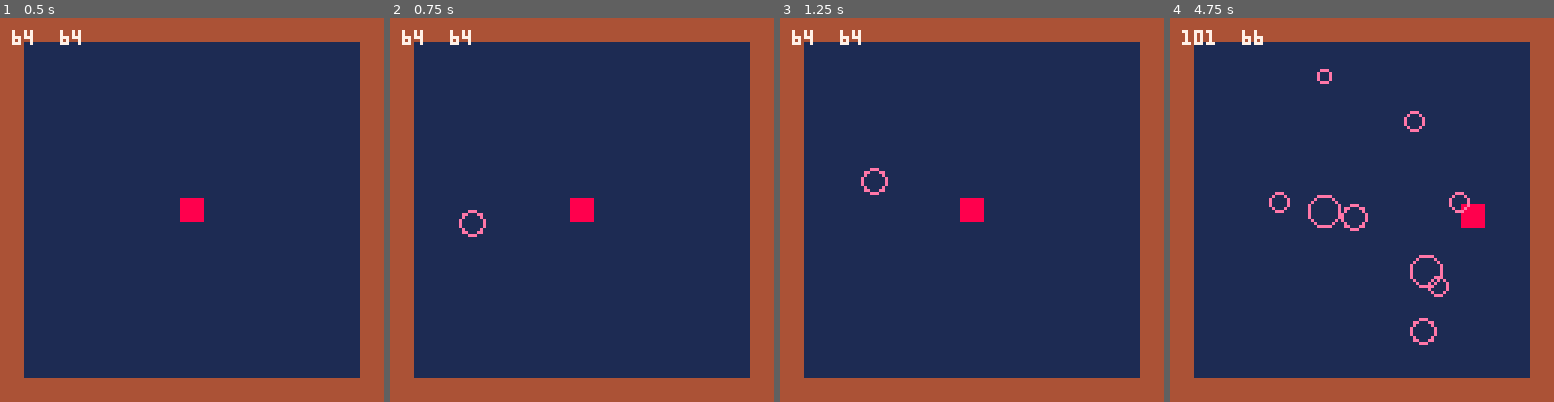
Above: before the commit, frames 1-4 (left to right).
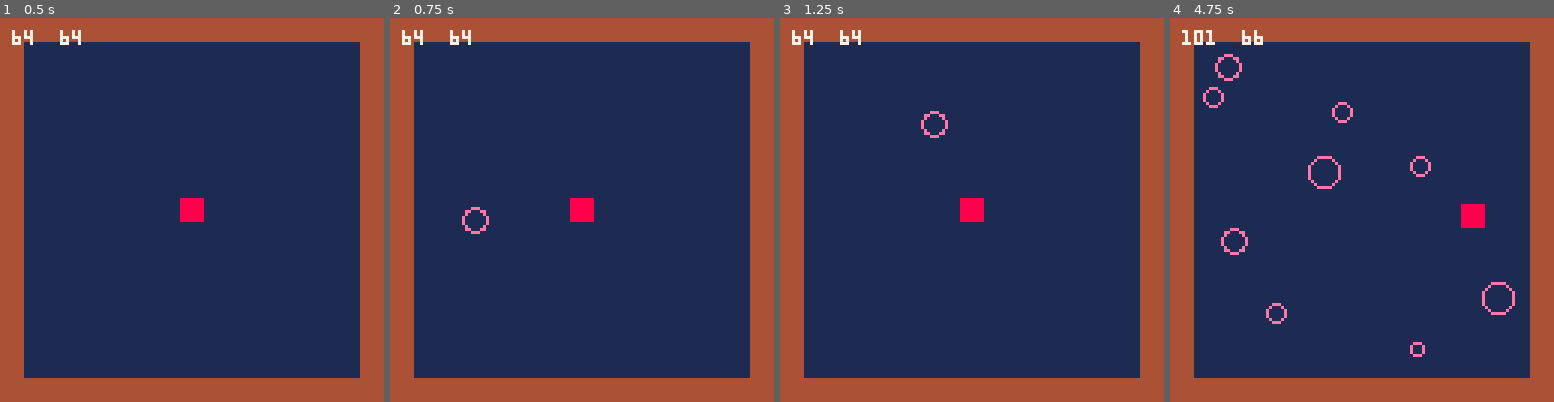
Above: after the commit, the same moments.

Repository: Niarkou/Playground
Game: PICO-8 cartridge Tests/Test collisions.p8
Same seed, same stepped clock (60 frames per second), same inputs: the game is played once before the commit and once after it.
Inputs:
- Up to frame 1 (0.5 s): no input
- Up to frame 2 (0.75 s): tap O (Z key) at 0.7 s
- Up to frame 3 (1.25 s): no input
- Up to frame 4 (4.75 s): hold Right 1.6-2.1 s; tap O (Z key) every 0.4 s from 1.7 to 4.5 s; hold Up 2.15-2.42 s; hold Right 2.47-3.03 s; hold Left 3.08-3.58 s; hold Down 3.63-3.97 s; hold Right 4.02-4.68 s; hold Up from 4.73 s (still down)

Frame 1 is identical in both runs. In frame 2, 0.2% of the frame differs, in the area x 17-26%, y 49-58%; in frame 3, 0.3%; in frame 4, 2.2%, in the area x 8-90%, y 9-89%.

Commit message:
bouncing improved

Diff:
--- a/Tests/Test collisions.p8
+++ b/Tests/Test collisions.p8
@@ -28,7 +28,12 @@
 --
 
 function crnd(min, max)
-    return min + rnd(max-min)
+  return min + rnd(max-min)
+end
+
+function ccrnd(tab)
+  n = flr(crnd(1,#tab+1))
+  return tab[n]
 end
 
 --
@@ -52,20 +57,25 @@
 
 function update_balls()
   if btnp(4) then
-    add(balls, {x=crnd(20,108), y=crnd(20,108), r=crnd(2,6), xspeed=crnd(1,4), yspeed=crnd(1,4), xdir=crnd(-1,1), ydir=crnd(-1,1)})
+    add(balls, {x=crnd(20,108), y=crnd(20,108), r=crnd(2,6), xspeed=crnd(1,4), yspeed=crnd(1,4), xdir=ccrnd({-1,1}), ydir=ccrnd({-1,1})})
   end
+
  --collision with walls
   foreach(balls, function(ball)
     ball.x += ball.xspeed * ball.xdir
     ball.y += ball.yspeed * ball.ydir
-    if wall(ball.x + ball.r * ball.xdir + 1 * ball.xdir, ball.y, 0, 0) then
+    if wall(ball.x + ball.r * ball.xdir + ball.xspeed * ball.xdir, ball.y, 0, 0) then
       ball.xdir = - ball.xdir
     end
-    if wall(ball.x, ball.y + ball.r * ball.ydir + 1 * ball.ydir, 0, 0) then
+    if wall(ball.x, ball.y + ball.r * ball.ydir + ball.yspeed * ball.ydir, 0, 0) then
       ball.ydir = - ball.ydir
     end
   end)
+
  --collision with player
+  foreach(balls, function(ball)
+
+  end)
 
  --collision with each others
 
@@ -92,7 +102,9 @@
 end
 
 function draw_balls(ball)
-  foreach(balls, function(ball) circ(ball.x,ball.y,ball.r,14) end)
+  foreach(balls, function(ball)
+    circ(ball.x,ball.y,ball.r,14)
+  end)
 end
 
 function draw_world()
@@ -121,7 +133,7 @@
 00000000000000001000000000000000000000000000000000000000000000000000000000000000000000000000000000000000000000000000000000000000
 00000000000000001000000000000000000000000000000000000000000000000000000000000000000000000000000000000000000000000000000000000000
 __gff__
-0000010000000000000000000000000000000000000000000000000000000000000000000000000000000000000000000000000000000000000000000000000000000000000000000000000000000000000000000000000000000000000000000000000000000000000000000000000000000000000000000000000000000000
+0001010000000000000000000000000000000000000000000000000000000000000000000000000000000000000000000000000000000000000000000000000000000000000000000000000000000000000000000000000000000000000000000000000000000000000000000000000000000000000000000000000000000000
 0000000000000000000000000000000000000000000000000000000000000000000000000000000000000000000000000000000000000000000000000000000000000000000000000000000000000000000000000000000000000000000000000000000000000000000000000000000000000000000000000000000000000000
 __map__
 0202020202020202020202020202020204040000000000000000000000000000000000000000000000000000000000000000000000000000000000000000000000000000000000000000000000000000000000000000000000000000000000000000000000000000000000000000000000000000000000000000000000000000
